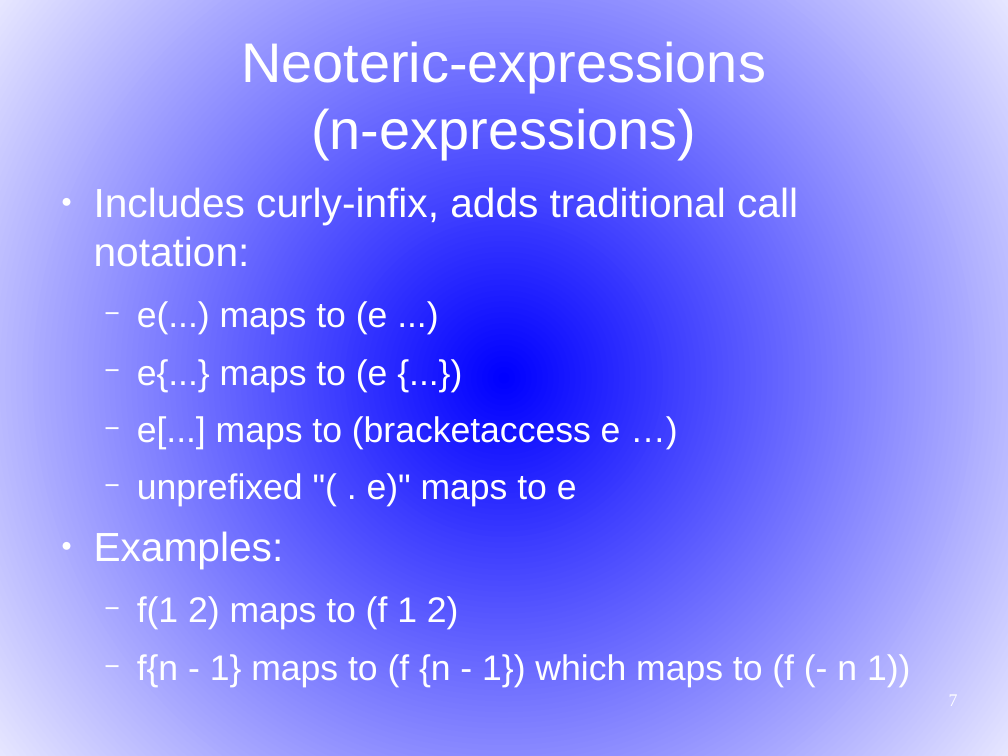
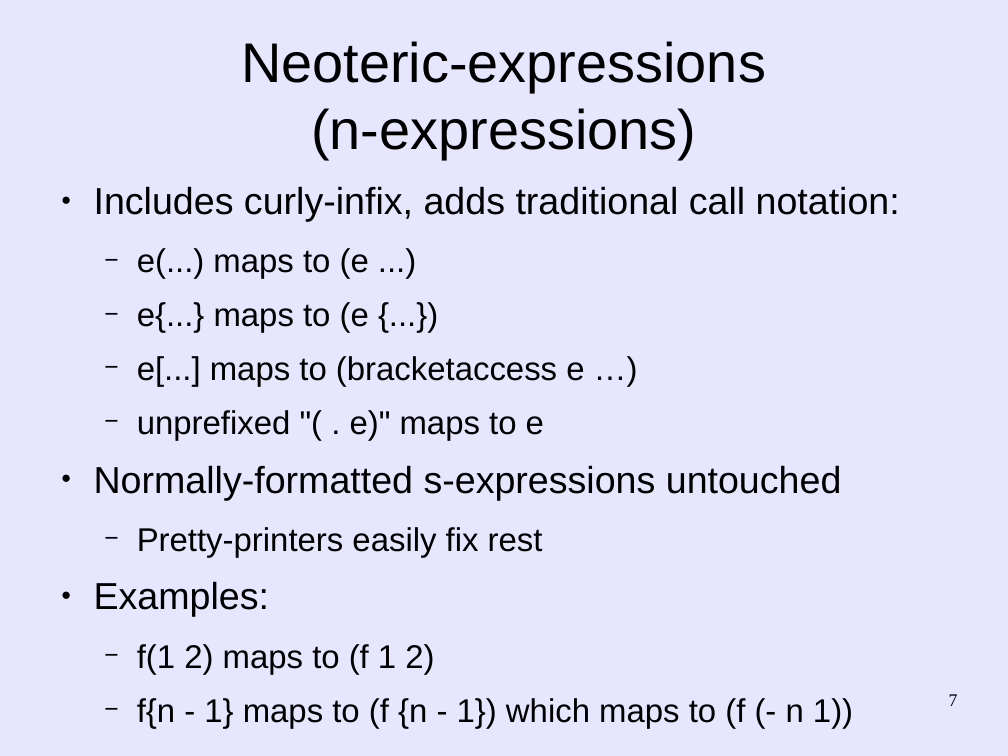
Before and after one commit to martin12333/Readable-Lisp-S-expressions, a slide deck: slide 7 of readable-s-expressions.odp. Drawn at 1008x756 pixels with LibreOffice and Linux fonts; fonts in the diff are those of the drawing. Boxes give left, top, right and bottom in pixels: in the first picture for what was removed or moved away, otherwise in the second. Text is boxed around its words. In the diff, an @@ line names an element or a change of style, - is before the commit and + after.

Commit message:
Update presentation - new (hopefully clearer) background, etc.
  - Change presentation color background to hopefully be easier to read.
    Alan Manuel Gloria reported that the orginal blue background gradient
    "seems to make the text a little hard to read; straight blue
    is dark to the human eye (nearer to black than white) but the
    background fades to white at the edges, and the fade is too linear."
    He also reported that the audio was low, I'm not sure I can fix that
    in the video.
  - Emphasized even more that these are new *abbreviations* -
    abbreviations are already in Lisp, and we're not preventing the
    use of traditional s-expressions,  so this hopefully will make the
    idea clearer.
  - Noted that neoteric- and sweet-expressions *are* technically a
    change in meaning... but not one that normally matters.

```diff
--- a/readable-s-expressions.odp
+++ b/readable-s-expressions.odp
@@ background gradient #0000FF to #E6E6FF to #E6E6FF @@
@@ title "Neoteric-expressions (n-expressions)" at box(241, 41, 766, 159): text colour #FFFFFF to #000000 @@
@@ text at box(94, 186, 900, 728): size 32 to 29.6 pt in "Includes curly-infix, adds traditional call notation:", "Examples:"; text colour #FFFFFF to #000000 in "Includes curly-infix, adds traditional call notation:", "e(...) maps to (e ...)", "e{...} maps to (e {...})", "e[...] maps to (bracketaccess e …)" and 4 more places; size 28 to 25.9 pt in "e(...) maps to (e ...)", "e{...} maps to (e {...})", "e[...] maps to (bracketaccess e …)", "unprefixed "( . e)" maps to e" and 2 more places; bullet colour #FFFFFF to #000000 @@
@@ text at box(94, 465, 842, 558): paragraphs added @@
+● Normally-formatted s-expressions untouched
+  − Pretty-printers easily fix rest
@@ page number at box(949, 694, 958, 706): text colour #FFFFFF to #000000 @@
```
Also in this commit, not shown: 16 other slides changed.
